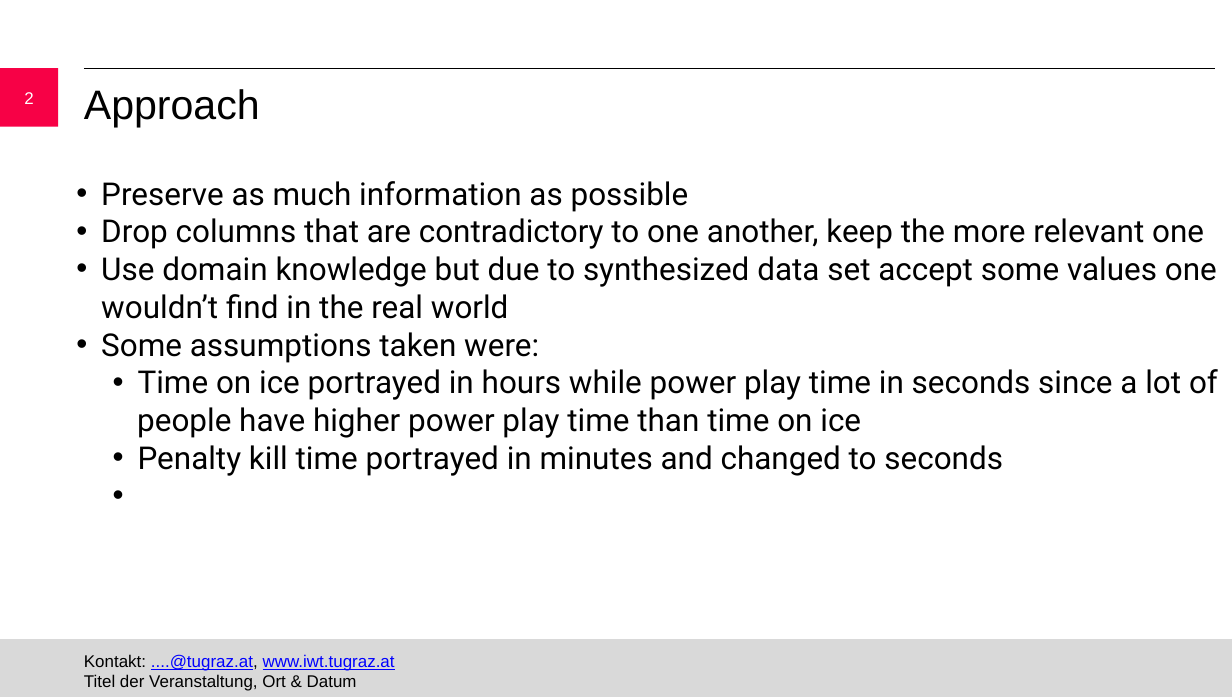
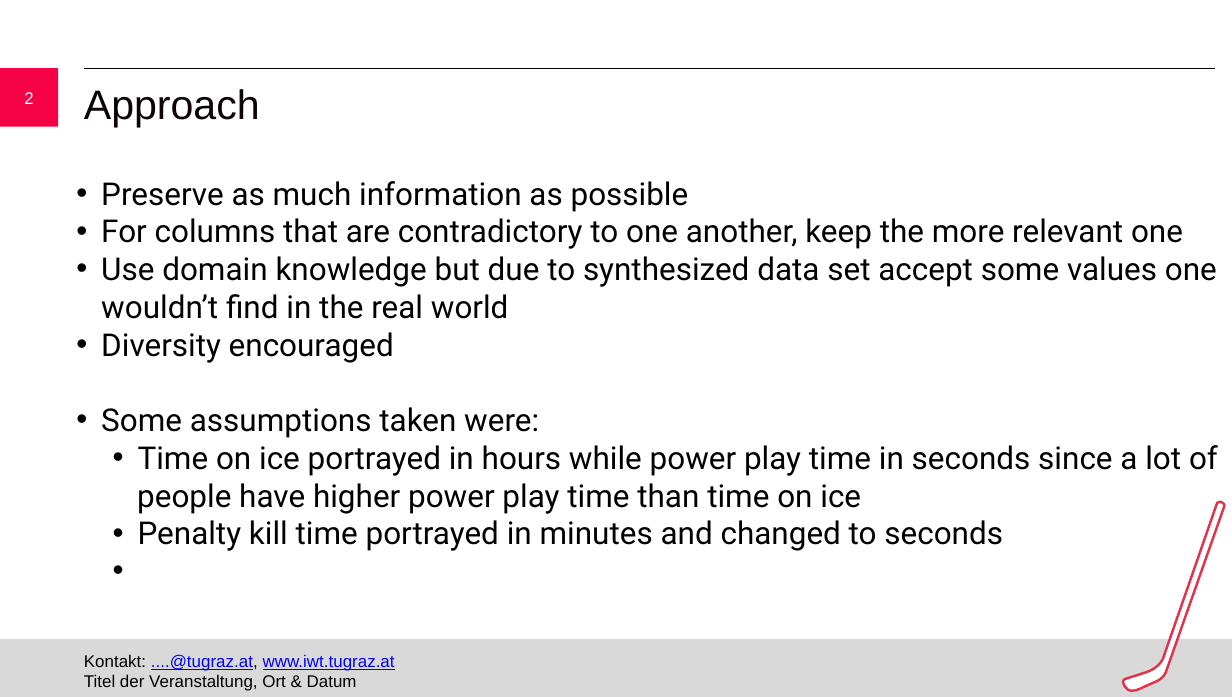
Before and after one commit to jaklvinc/KnowledgeDiscoveryAndDataMining-TUGraz-2026, a slide deck: slide 2 of KDDM_phase1_presentation.pptx. Drawn at 1232x697 pixels with LibreOffice and Linux fonts; fonts in the diff are those of the drawing; background and template pictures are left out. Boxes give left, top, right and bottom in pixels: in the first picture for what was removed or moved away, otherwise in the second. Text is boxed around its words. In the diff, an @@ line names an element or a change of style, - is before the commit and + after.

```diff
--- a/KDDM_phase1_presentation.pptx
+++ b/KDDM_phase1_presentation.pptx
@@ text at <box>101,218,1183,249</box>: text changed @@
-• Drop columns that are contradictory to one another, keep the more relevant one
+• For columns that are contradictory to one another, keep the more relevant one
@@ text at <box>101,332,394,363</box>: paragraph added @@
+• Diversity encouraged
@@ freeform shape added at <box>1123,502,1225,691</box>, fill #FFFFFF, outline #E2324C 2 pt @@
```
Also in this commit, not shown: 7 other slides changed, 1 slide added.
